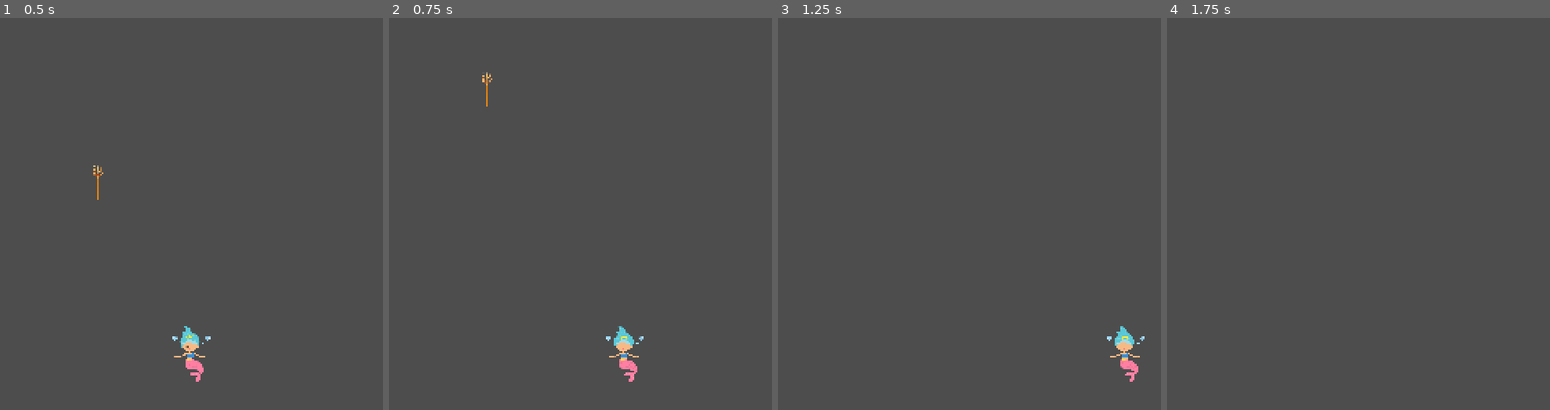
Above: before the commit, frames 1-4 (left to right).
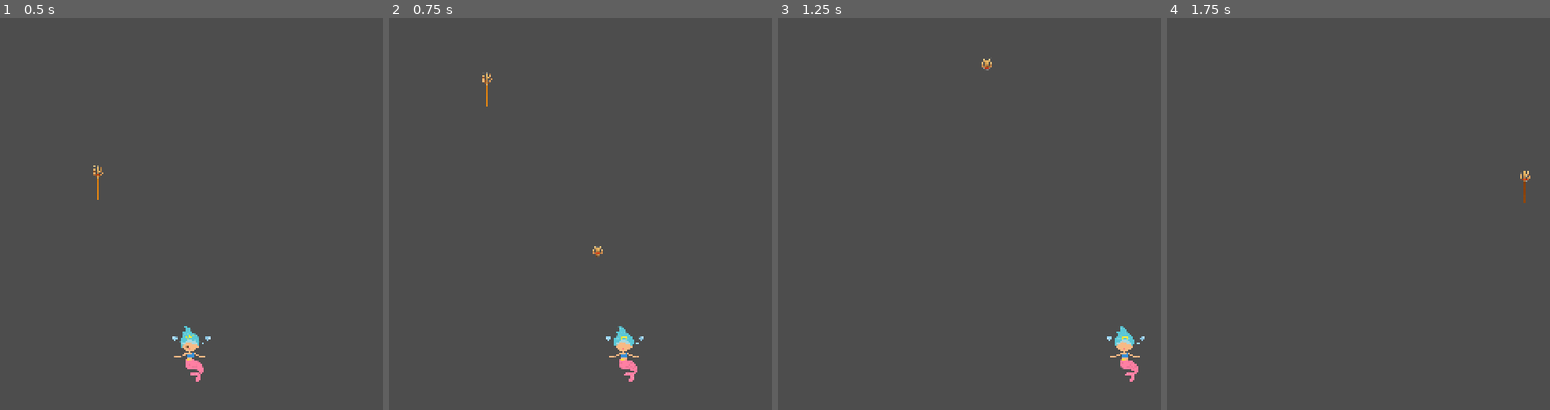
Above: after the commit, the same moments.

Repository: mnurbol-glitch/A-Mermaids-Tale
Game: Godot game, scene res://scenes/Game_Madina.tscn
Two runs of this game, one before a commit and one after it. Both use one fixed random seed, a clock stepped at 60 frames per second and the inputs below.
Inputs:
- Up to frame 1 (0.5 s): no input
- Up to frame 2 (0.75 s): tap Enter at 0.5 s; hold Right (move_right) from 0.53 s (still down); tap Space (shoot, bound only after the commit) at 0.6 s
- Up to frame 3 (1.25 s): keep holding Right (move_right)
- Up to frame 4 (1.75 s): release Right (move_right) at 1.28 s; hold Down (move_down) from 1.28 s (still down); tap Space (shoot, bound only after the commit) at 1.35 s

Frame 1 is identical in both runs. In frame 2, less than 0.1% of the frame differs, in the area x 53-56%, y 58-61%; in frame 3, less than 0.1%; in frame 4, less than 0.1%, in the area x 92-95%, y 39-48%.

Commit message:
error fix

Diff:
--- a/a-mermaids-tale-game/project.godot
+++ b/a-mermaids-tale-game/project.godot
@@ -63,7 +63,8 @@
 }
 shoot={
 "deadzone": 0.5,
-"events": []
+"events": [Object(InputEventKey,"resource_local_to_scene":false,"resource_name":"","device":-1,"window_id":0,"alt_pressed":false,"shift_pressed":false,"ctrl_pressed":false,"meta_pressed":false,"pressed":false,"keycode":0,"physical_keycode":32,"key_label":0,"unicode":32,"location":0,"echo":false,"script":null)
+]
 }
 
 [physics]
--- a/a-mermaids-tale-game/scripts/game_madina.gd
+++ b/a-mermaids-tale-game/scripts/game_madina.gd
@@ -18,6 +18,6 @@
 		get_tree().reload_current_scene()
 
 func _on_player_trident_shot(trident_scene, location):
-	var trident = trident_scene.instatiate()
+	var trident = trident_scene.instantiate()
 	trident.global_position = location
 	trident_container.add_child(trident)
--- a/a-mermaids-tale-game/scripts/player.gd
+++ b/a-mermaids-tale-game/scripts/player.gd
@@ -8,11 +8,11 @@
 
 var trident_scene = preload("res://scenes/trident.tscn")
 
-func _process(delta):
+func _process(_delta):
 	if Input.is_action_just_pressed("shoot"):
 		shoot()
 
-func _physics_process(delta):
+func _physics_process(_delta):
 	var direction = Vector2(Input.get_axis("move_left", "move_right"), Input.get_axis("move_up", "move_down"))
 	velocity = direction  * speed
 	move_and_slide()
